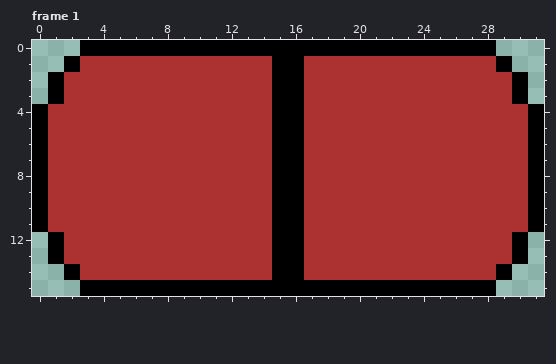
Two versions of one pixel-art file, art/capsules/Capsule.aseprite. The first picture shows the starting point.
32x16 pixels, 6 frames. Colours within 5 levels of each other are drawn and written as one. Shown: frame 1.
Once edited:
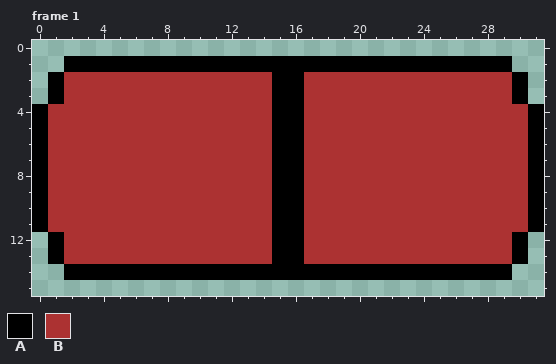
Palette (. is transparent): A #000000  B #ac3232
The edit:
Frame 1:
y 0: x 3..28 AAAAAAAAAAAAAAAAAAAAAAAAAA -> ..........................
y 1: x 3..14 BBBBBBBBBBBB -> AAAAAAAAAAAA; x 17..28 BBBBBBBBBBBB -> AAAAAAAAAAAA
y 14: x 3..14 BBBBBBBBBBBB -> AAAAAAAAAAAA; x 17..28 BBBBBBBBBBBB -> AAAAAAAAAAAA
y 15: x 3..28 AAAAAAAAAAAAAAAAAAAAAAAAAA -> ..........................
